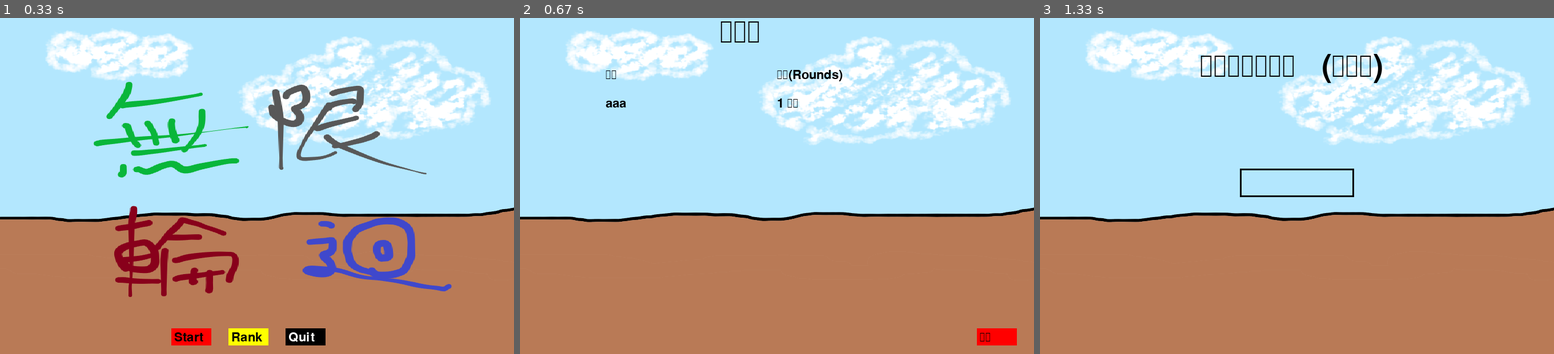
Above: before the commit, frames 1-3 (left to right).
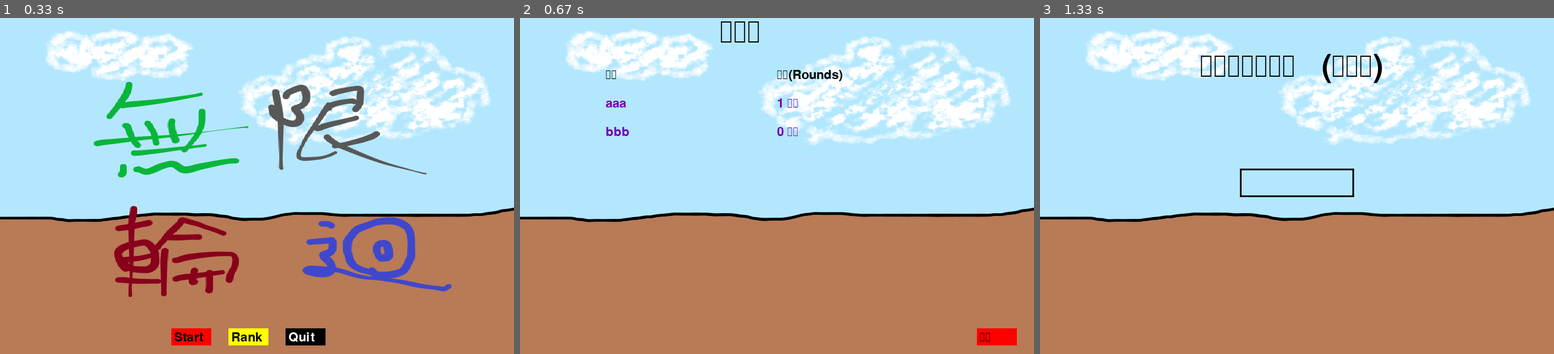
Above: after the commit, the same moments.

Repository: razersword21/pygame-card
Game: pygame game, started from main.py
Same seed, same stepped clock (60 frames per second), same inputs: the game is played once before the commit and once after it.
Inputs:
- Up to frame 1 (0.33 s): no input
- Up to frame 2 (0.67 s): click "Rank" at 0.38 s
- Up to frame 3 (1.33 s): click "返回" at 0.93 s; click "Start" at 1.27 s

Frame 1 is identical in both runs. In frame 2, 0.2% of the frame differs, in the area x 16-54%, y 23-36%; in frame 3, nothing differs.

Commit message:
updata v4.0.1

Diff:
--- a/draw_source/rankings.json
+++ b/draw_source/rankings.json
@@ -1 +1 @@
-[{"name": "aaa", "score": "1"}]
+[{"name": "aaa", "score": "1"}, {"name": "bbb", "score": "0"}]
--- a/src/rank.py
+++ b/src/rank.py
@@ -22,8 +22,8 @@
         return_text = base_font.render("返回", True, BLACK)
         win.blit(return_text, (805, 560))
 
-        name_text = base_font.render("姓名", True, (0, 0, 0))
-        score_text = base_font.render("分數(Rounds)", True, (0, 0, 0))
+        name_text = base_font.render("姓名", True, BLACK)
+        score_text = base_font.render("分數(Rounds)", True, BLACK)
         win.blit(name_text, (150, 100))
         win.blit(score_text, (450, 100))
 
@@ -31,8 +31,8 @@
         for player in rank_list:
             name_text = player['name']
             score_text = str(player['score']) + " 回合"
-            name_surf = base_font.render(name_text, True, (0, 0, 0))
-            score_surf = base_font.render(score_text, True, (0, 0, 0))
+            name_surf = base_font.render(name_text, True, PURPLE)
+            score_surf = base_font.render(score_text, True, PURPLE)
             win.blit(name_surf, (150, y))
             win.blit(score_surf, (450, y))
             y += 50
